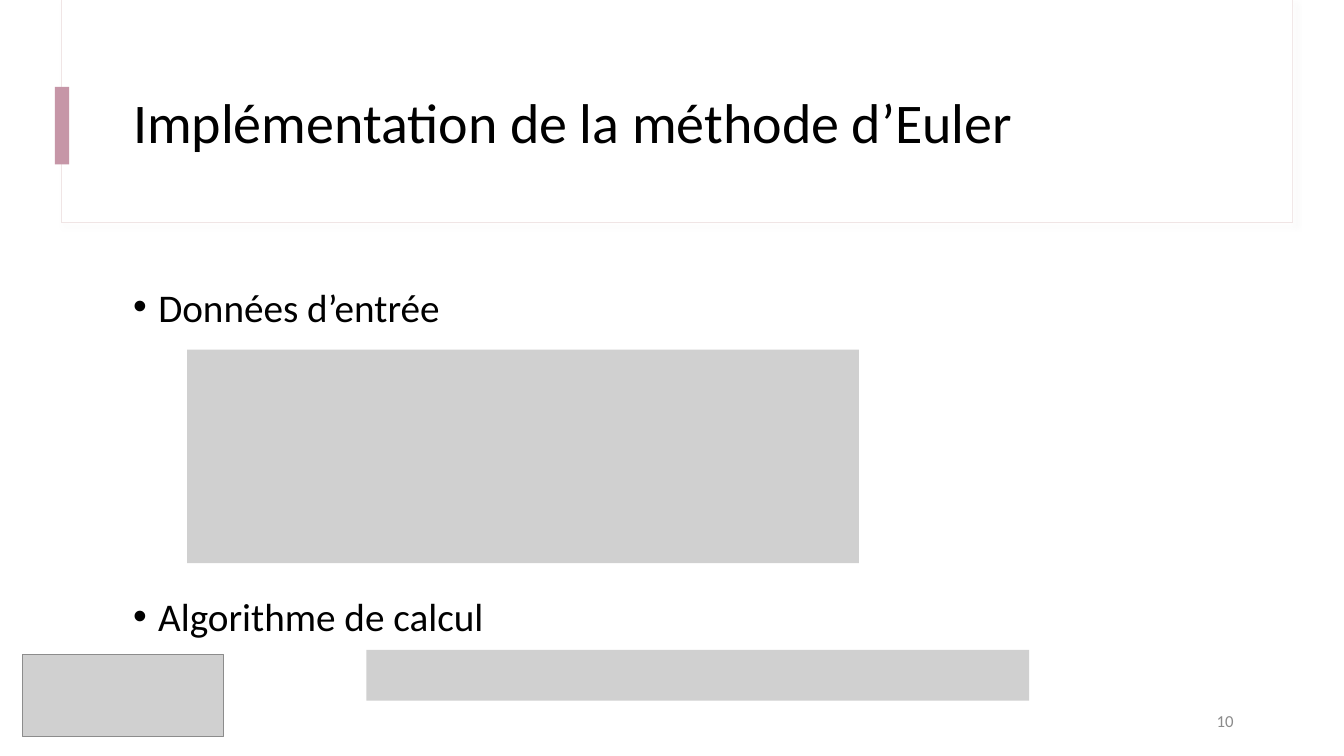
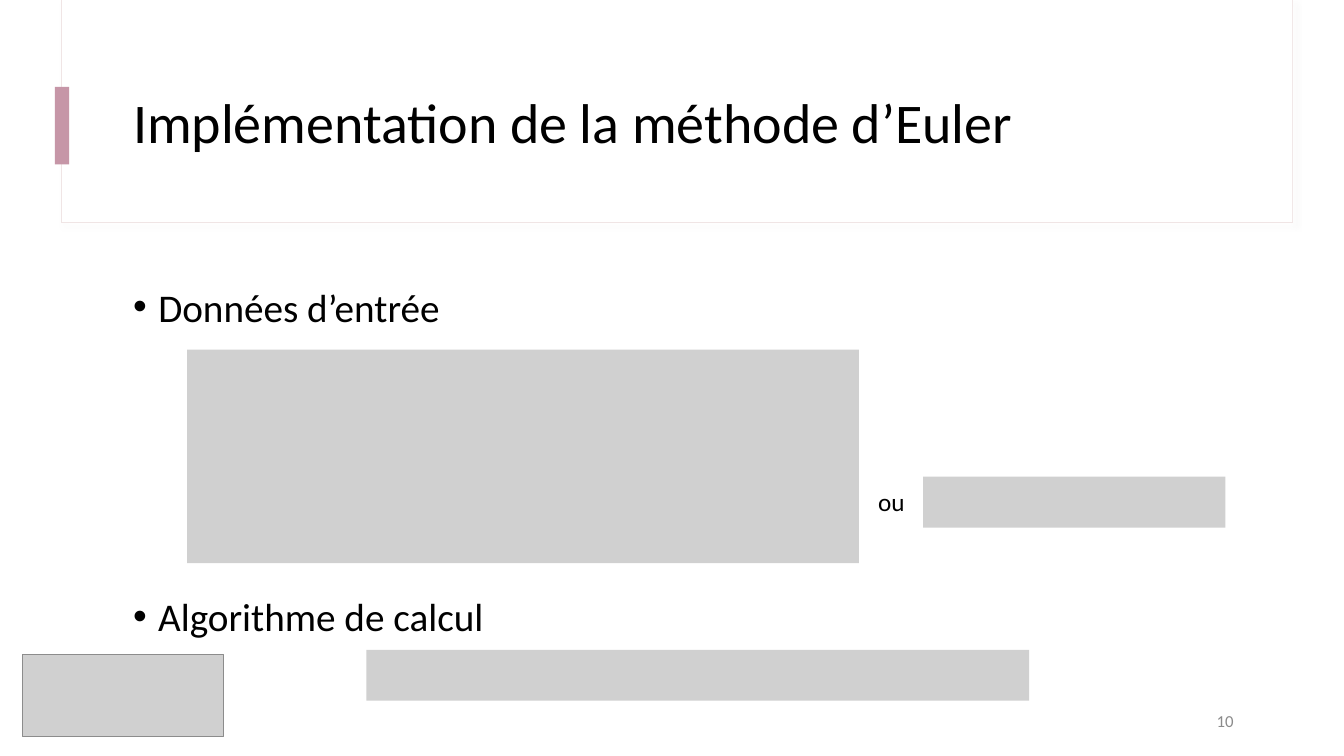
Before and after one commit to IOGS-Digital-Methods/semester-5, a slide deck: slide 10 of s5_outils_numeriques/b1_outils_numeriques/seance2_equation_diff/B1_4_b_Approche_Euler.pptx. Drawn at 1344x756 pixels with LibreOffice and Linux fonts; fonts in the diff are those of the drawing; grey boxes stand for pictures. Boxes give left, top, right and bottom in pixels: in the first picture for what was removed or moved away, otherwise in the second. Text is boxed around its words. In the diff, an @@ line names an element or a change of style, - is before the commit and + after.

Commit message:
Updating Euler Method (part 1)

```diff
--- a/s5_outils_numeriques/b1_outils_numeriques/seance2_equation_diff/B1_4_b_Approche_Euler.pptx
+++ b/s5_outils_numeriques/b1_outils_numeriques/seance2_equation_diff/B1_4_b_Approche_Euler.pptx
@@ picture added at (924, 477, 1226, 527) @@
@@ text added at (878, 498, 904, 511), 18 pt, text #000000 @@
+ou
```
Also in this commit, not shown: 2 other slides changed, 10 slides added, 2 slides removed, 1 other file.
